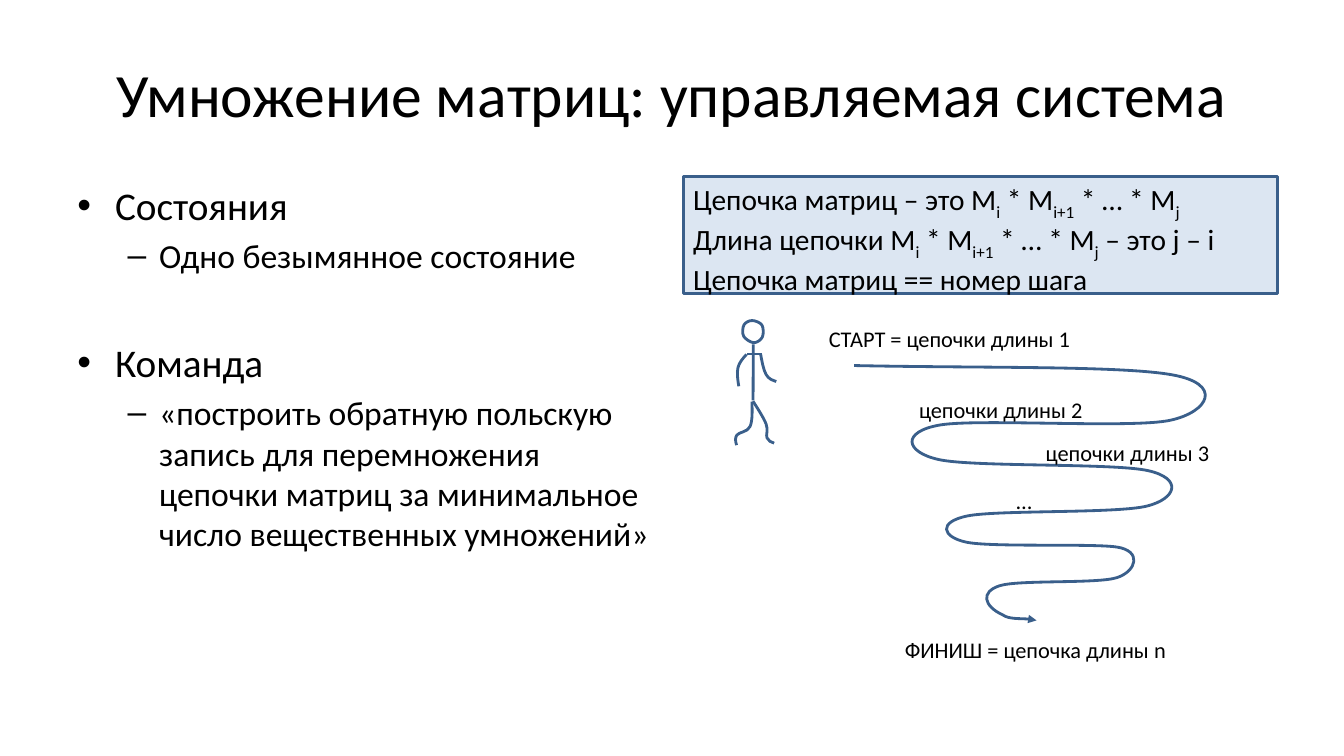
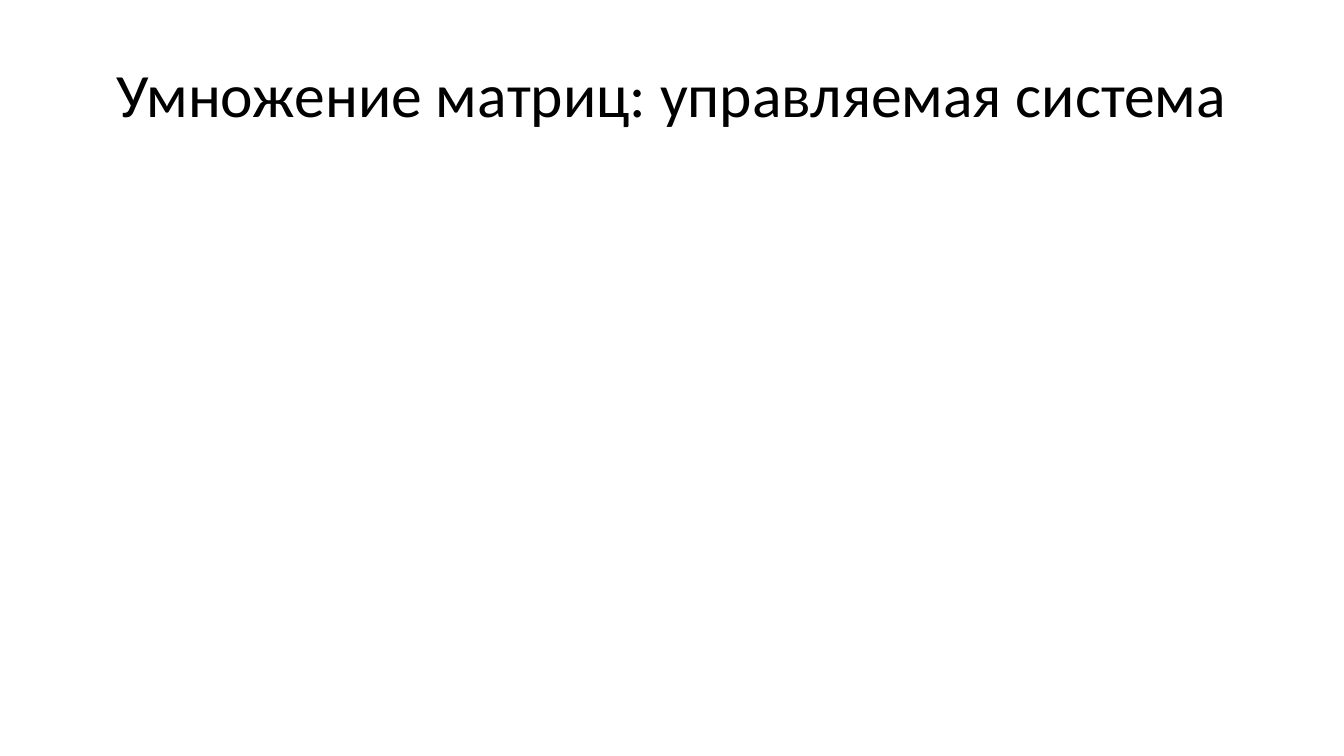
Before and after one commit to Evgueni-Petrov-aka-espetrov/Algorithms-and-Programming-in-C-pptx, a slide deck: slide 124 of 21 Динамическое программирование.pptx (slide 41 before the commit). Drawn at 1344x756 pixels with LibreOffice and Linux fonts; fonts in the diff are those of the drawing. Boxes give left, top, right and bottom in pixels: in the first picture for what was removed or moved away, otherwise in the second. Text is boxed around its words. In the diff, an @@ line names an element or a change of style, - is before the commit and + after.

Commit message:
исправил умножение матриц и добавил прямой и обраный ход; добавил связь с поиском с возвратом; разбил на слои

```diff
--- a/21 Динамическое программирование.pptx
+++ b/21 Динамическое программирование.pptx
@@ rectangle added at (x1=682, y1=173, x2=1276, y2=675), fill #FFFFFF, outline #FFFFFF 2 pt @@
@@ rectangle removed at (x1=684, y1=176, x2=1278, y2=293) @@
-Цепочка матриц – это Mi * Mi+1 * … * Mj
-Длина цепочки Mi * Mi+1 * … * Mj – это j – i
-Цепочка матриц == номер шага
@@ text removed at (x1=115, y1=194, x2=648, y2=552) @@
-• Состояния
-  – Одно безымянное состояние
-• Команда
-  – «построить обратную польскую запись для перемножения цепочки матриц за минимальное число вещественных умножений»
@@ group removed at (x1=736, y1=321, x2=777, y2=445): 7 freeform shapes @@
@@ group removed at (x1=829, y1=332, x2=1209, y2=662): 5 texts, 1 freeform shape @@
-СТАРТ = цепочки длины 1
-цепочки длины 2
-цепочки длины 3
-…
-ФИНИШ = цепочка длины n
```
Also in this commit, not shown: 16 other slides changed, 105 slides added, 1 slide removed.
